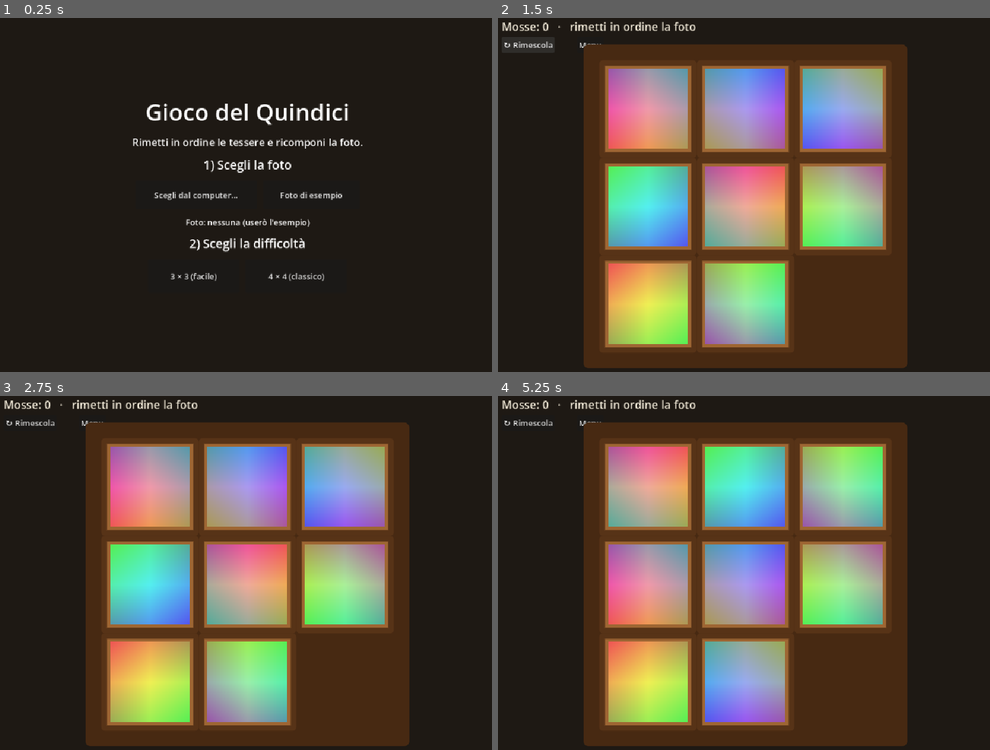
Above: before the commit, frames 1-4 (two rows, left to right).
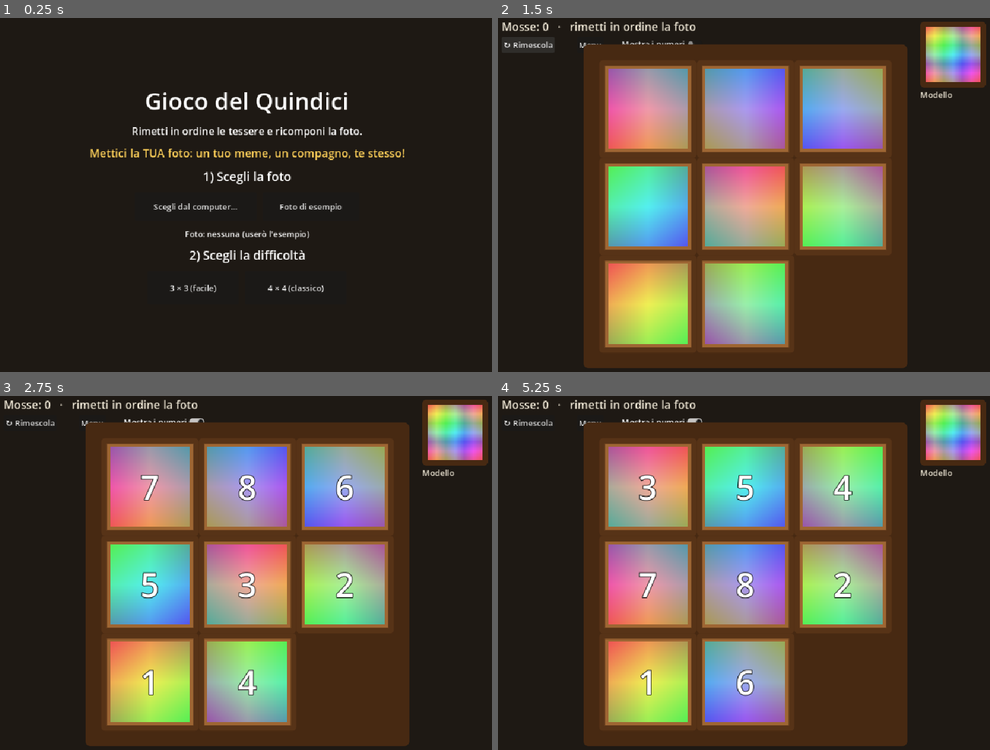
Above: after the commit, the same moments.

Repository: nicolaregge-pulse/corso-godot
Game: Godot game, scene res://main.tscn
Two runs of this game, one before a commit and one after it. Both use one fixed random seed, a clock stepped at 60 frames per second and the inputs below.
Inputs (mouse positions are in pixels of both pictures, inside the frame that each line leads up to):
- Up to frame 1 (0.25 s): no input
- Up to frame 2 (1.5 s): click "3 × 3 (facile)" at 0.5 s; click "↻ Rimescola" at 1.25 s
- Up to frame 3 (2.75 s): click (162, 420) at 2 s, where only the run after the commit has a clickable "Mostra i numeri"
- Up to frame 4 (5.25 s): click "↻ Rimescola" at 2.75 s; click (660, 420) at 3.5 s, where only the run after the commit has a clickable "Mostra i numeri"; click "↻ Rimescola" at 4.25 s; click (660, 420) at 5 s, where only the run after the commit has a clickable "Mostra i numeri"

The runs differ from the first frame. In frame 1, 6.0% of the frame differs, in the area x 18-83%, y 20-78%; in frame 2, 2.6%; in frame 3, 3.9%; in frame 4, 3.9%.

Commit message:
Gioco del quindici: anteprima, mostra-numeri, gancio 'fallo tuo', festa vittoria
Quattro migliorie al gioco del quindici con la foto:
- anteprima 'Modello' in alto a destra (il coperchio della scatola)
- interruttore 'Mostra i numeri' come aiuto acceso/spento
- scritta nel menu che invita a mettere la propria foto
- onda di luce sulle tessere alla vittoria

Co-Authored-By: Claude Opus 4.8 <noreply@anthropic.com>
Claude-Session: https://claude.ai/code/session_01Vq5FU5TvjomBhpm5HhNzUc

Diff:
--- a/gioco-del-quindici/main.gd
+++ b/gioco-del-quindici/main.gd
@@ -1,6 +1,6 @@
 extends Control
 # ============================================================
-#  GIOCO DEL QUINDICI CON LA FOTO 🧩
+#  GIOCO DEL QUINDICI CON LA FOTO
 # ------------------------------------------------------------
 #  Una foto viene tagliata in tante tessere (3x3 o 4x4). Una
 #  tessera manca: resta un buco. Clicchi una tessera vicino al
@@ -10,6 +10,12 @@
 #  All'avvio scegli la TUA foto (dal computer) o quella di
 #  esempio, e la difficolta' (3x3 facile, 4x4 classico).
 #  Le tessere hanno una cornice in stile LEGNO.
+#
+#  Extra utili:
+#   - un'ANTEPRIMA in alto a destra (il "coperchio della scatola"):
+#     guardi il modello e sai dove va ogni pezzo.
+#   - un interruttore "Mostra i numeri": chi vuole aiuto lo accende,
+#     chi vuole la sfida lo tiene spento.
 # ============================================================
 
 # ---- Colori "legno" ----------------------------------------
@@ -27,9 +33,12 @@
 var _board: Array = []          # posizione -> indice tessera (o -1 = buco)
 var _vuoto: int = 0
 var _tessere := {}              # indice tessera -> Panel
+var _numeri := {}               # indice tessera -> Label col numero
+var _mostra_numeri: bool = false
 var _mosse: int = 0
 var _vinto: bool = false
 var _tavola: Control
+var _cornice: Panel
 var _hud: Label
 var _menu: Control
 var _stato_foto: Label
@@ -69,6 +78,14 @@
 	s.add_theme_font_size_override("font_size", 20)
 	s.horizontal_alignment = HORIZONTAL_ALIGNMENT_CENTER
 	v.add_child(s)
+
+	# --- Il gancio "fallo tuo": mettici la TUA foto ---
+	var tuo := Label.new()
+	tuo.text = "Mettici la TUA foto: un tuo meme, un compagno, te stesso!"
+	tuo.add_theme_font_size_override("font_size", 22)
+	tuo.add_theme_color_override("font_color", Color(1.0, 0.82, 0.35))
+	tuo.horizontal_alignment = HORIZONTAL_ALIGNMENT_CENTER
+	v.add_child(tuo)
 
 	var lf := Label.new()
 	lf.text = "1) Scegli la foto"
@@ -167,6 +184,7 @@
 		_menu = null
 	_crea_hud()
 	_crea_tavola()
+	_crea_anteprima()
 	_nuova_partita()
 
 
@@ -186,6 +204,24 @@
 	b2.position = Vector2(168, 50)
 	b2.pressed.connect(_torna_menu)
 	add_child(b2)
+	# Interruttore "Mostra i numeri": aiuto acceso/spento.
+	var cb := CheckButton.new()
+	cb.text = "Mostra i numeri"
+	cb.position = Vector2(250, 48)
+	cb.button_pressed = _mostra_numeri
+	cb.toggled.connect(_su_numeri)
+	add_child(cb)
+
+
+func _su_numeri(acceso: bool) -> void:
+	_mostra_numeri = acceso
+	_applica_numeri()
+
+
+func _applica_numeri() -> void:
+	for indice in _numeri:
+		if is_instance_valid(_numeri[indice]):
+			_numeri[indice].visible = _mostra_numeri
 
 
 func _crea_tavola() -> void:
@@ -195,21 +231,61 @@
 	_origine = Vector2((vp.x - lato) / 2.0, (vp.y - lato) / 2.0 + 24.0)
 
 	# Cornice in legno attorno al quadro
-	var cornice := Panel.new()
+	_cornice = Panel.new()
 	var sbc := StyleBoxFlat.new()
 	sbc.bg_color = COL_CORNICE
 	sbc.set_corner_radius_all(10)
-	cornice.add_theme_stylebox_override("panel", sbc)
+	_cornice.add_theme_stylebox_override("panel", sbc)
 	var m := _cella * 0.16
-	cornice.position = _origine - Vector2(m, m)
-	cornice.size = Vector2(lato, lato) + Vector2(m, m) * 2.0
-	cornice.mouse_filter = Control.MOUSE_FILTER_IGNORE
-	add_child(cornice)
+	_cornice.position = _origine - Vector2(m, m)
+	_cornice.size = Vector2(lato, lato) + Vector2(m, m) * 2.0
+	_cornice.mouse_filter = Control.MOUSE_FILTER_IGNORE
+	add_child(_cornice)
 
 	_tavola = Control.new()
 	_tavola.position = _origine
 	_tavola.size = Vector2(lato, lato)
 	add_child(_tavola)
+
+
+func _crea_anteprima() -> void:
+	# Il "coperchio della scatola": la foto intera in piccolo, in alto a destra.
+	var vp := get_viewport_rect().size
+	var d := minf(vp.x, vp.y) * 0.18   # lato dell'anteprima
+
+	var box := Panel.new()
+	var sb := StyleBoxFlat.new()
+	sb.bg_color = COL_CORNICE
+	sb.set_corner_radius_all(8)
+	box.add_theme_stylebox_override("panel", sb)
+	box.position = Vector2(vp.x - d - 26.0, 20.0)
+	box.size = Vector2(d, d)
+	box.mouse_filter = Control.MOUSE_FILTER_IGNORE
+	add_child(box)
+
+	var b := d * 0.08
+	var foto := TextureRect.new()
+	# Mostra la stessa porzione quadrata che usiamo per le tessere.
+	var tw := _tex.get_width()
+	var th := _tex.get_height()
+	var side := mini(tw, th)
+	var at := AtlasTexture.new()
+	at.atlas = _tex
+	at.region = Rect2((tw - side) / 2.0, (th - side) / 2.0, side, side)
+	foto.texture = at
+	foto.expand_mode = TextureRect.EXPAND_IGNORE_SIZE
+	foto.stretch_mode = TextureRect.STRETCH_SCALE
+	foto.position = Vector2(b, b)
+	foto.size = Vector2(d - 2.0 * b, d - 2.0 * b)
+	foto.mouse_filter = Control.MOUSE_FILTER_IGNORE
+	box.add_child(foto)
+
+	var etich := Label.new()
+	etich.text = "Modello"
+	etich.add_theme_font_size_override("font_size", 16)
+	etich.add_theme_color_override("font_color", Color(0.95, 0.92, 0.85))
+	etich.position = Vector2(vp.x - d - 26.0, 20.0 + d + 2.0)
+	add_child(etich)
 
 
 func _nuova_partita() -> void:
@@ -223,6 +299,7 @@
 	for c in _tavola.get_children():
 		c.queue_free()
 	_tessere.clear()
+	_numeri.clear()
 
 	var tot := _n * _n
 	_board = []
@@ -239,6 +316,7 @@
 	_mescola()
 	for indice in _tessere:
 		_tessere[indice].position = _pixel(_posizione_di(indice))
+	_applica_numeri()
 	_aggiorna_testo()
 
 
@@ -274,6 +352,21 @@
 	tr.position = Vector2(b, b)
 	tr.size = Vector2(_cella - 2.0 * b, _cella - 2.0 * b)
 	pan.add_child(tr)
+
+	# Il numero della tessera (1, 2, 3...): nascosto se l'aiuto è spento.
+	var num := Label.new()
+	num.text = str(indice + 1)
+	num.add_theme_font_size_override("font_size", maxi(16, int(_cella * 0.34)))
+	num.add_theme_color_override("font_color", Color(1, 1, 1))
+	num.add_theme_color_override("font_outline_color", Color(0, 0, 0))
+	num.add_theme_constant_override("outline_size", 6)
+	num.horizontal_alignment = HORIZONTAL_ALIGNMENT_CENTER
+	num.vertical_alignment = VERTICAL_ALIGNMENT_CENTER
+	num.size = Vector2(_cella, _cella)
+	num.mouse_filter = Control.MOUSE_FILTER_IGNORE
+	num.visible = _mostra_numeri
+	pan.add_child(num)
+	_numeri[indice] = num
 
 	pan.mouse_filter = Control.MOUSE_FILTER_STOP
 	pan.gui_input.connect(_su_tessera.bind(indice))
@@ -364,6 +457,9 @@
 		_tessere[mancante] = t
 	_board[_n * _n - 1] = mancante
 	_tessere[mancante].position = _pixel(_n * _n - 1)
+	_applica_numeri()
+
+	_festa()
 
 	_vitt = Label.new()
 	_vitt.text = "COMPLIMENTI!\nFoto ricomposta in %d mosse." % _mosse
@@ -379,6 +475,21 @@
 	_aggiorna_testo()
 
 
+func _festa() -> void:
+	# Un'onda di luce che attraversa le tessere in diagonale: piccola festa.
+	var oro := Color(1.5, 1.3, 0.7)   # oltre 1 = più luminoso
+	for pos in range(_n * _n):
+		var indice: int = _board[pos]
+		if not _tessere.has(indice):
+			continue
+		var t: Panel = _tessere[indice]
+		var ritardo := (pos % _n + int(pos / _n)) * 0.06
+		var tw := create_tween()
+		tw.tween_interval(ritardo)
+		tw.tween_property(t, "modulate", oro, 0.15)
+		tw.tween_property(t, "modulate", Color.WHITE, 0.30)
+
+
 func _aggiorna_testo() -> void:
 	if _hud == null:
 		return
Not shown, changed: gioco-del-quindici/README.md
